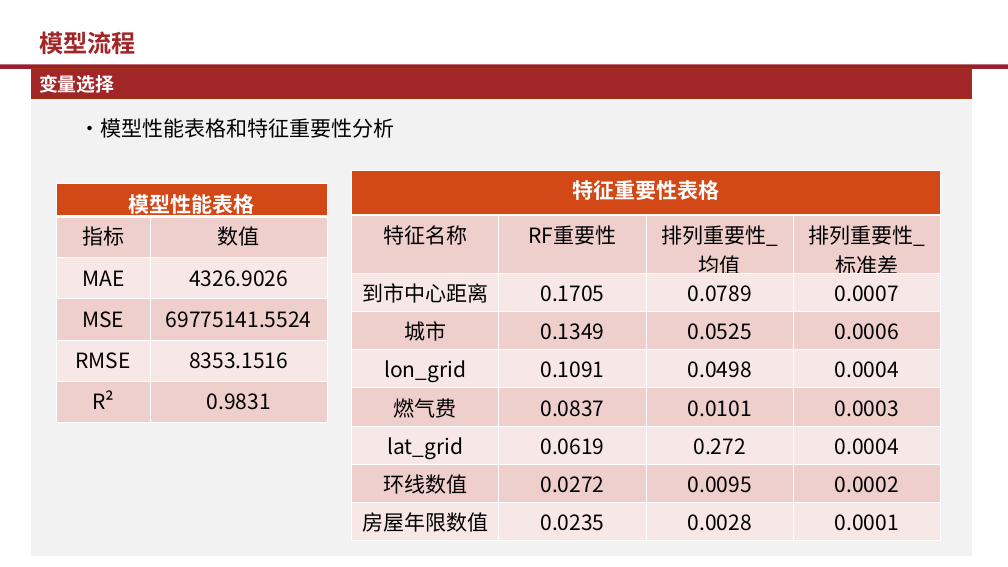
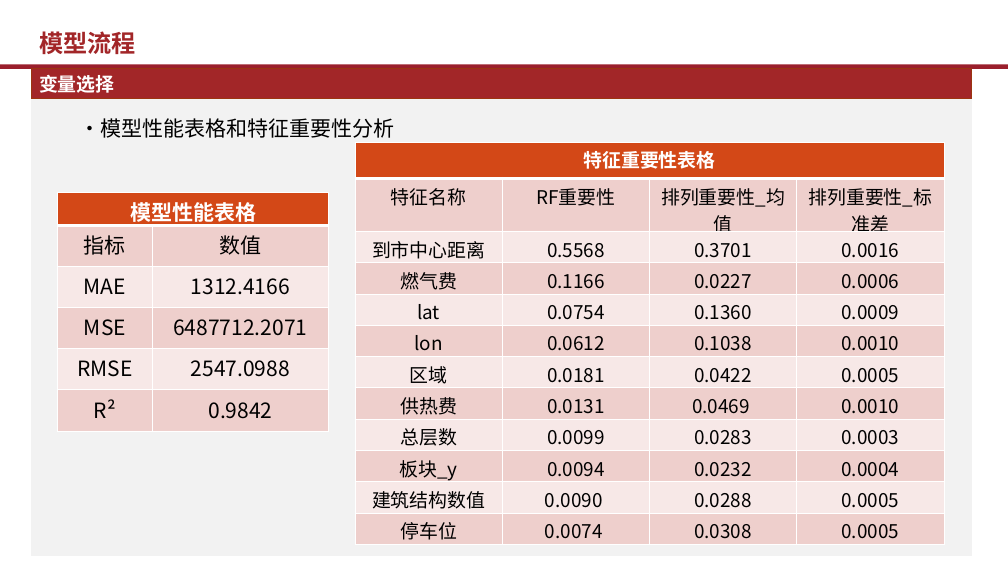
Before and after one commit to Quant-of-Renmin-University/QuantEcon2025_RUC, a slide deck: slide 4 of Homework/math/2022202654/presentation_2022202654.pptx. Drawn at 1008x567 pixels with LibreOffice and Linux fonts; fonts in the diff are those of the drawing; background and template pictures are left out. Boxes give left, top, right and bottom in pixels: in the first picture for what was removed or moved away, otherwise in the second. Text is boxed around its words. In the diff, an @@ line names an element or a change of style, - is before the commit and + after.

```diff
--- a/Homework/math/2022202654/presentation_2022202654.pptx
+++ b/Homework/math/2022202654/presentation_2022202654.pptx
@@ table at bbox=[355, 142, 945, 544] @@
-row 3: 到市中心距离 | 0.1705 | 0.0789 | 0.0007
-row 4: 城市 | 0.1349 | 0.0525 | 0.0006
-row 5: lon_grid | 0.1091 | 0.0498 | 0.0004
-row 6: 燃气费 | 0.0837 | 0.0101 | 0.0003
-row 7: lat_grid | 0.0619 | 0.272 | 0.0004
-row 8: 环线数值 | 0.0272 | 0.0095 | 0.0002
-row 9: 房屋年限数值 | 0.0235 | 0.0028 | 0.0001
+row 3: 到市中心距离 | 0.5568 | 0.3701 | 0.0016
+row 4: 燃气费 | 0.1166 | 0.0227 | 0.0006
+row 5: lat | 0.0754 | 0.1360 | 0.0009
+row 6: lon | 0.0612 | 0.1038 | 0.0010
+row 7: 区域 | 0.0181 | 0.0422 | 0.0005
+row 8: 供热费 | 0.0131 | 0.0469 | 0.0010
+row 9: 总层数 | 0.0099 | 0.0283 | 0.0003
+row 10: 板块_y | 0.0094 | 0.0232 | 0.0004
+row 11: 建筑结构数值 | 0.0090 | 0.0288 | 0.0005
+row 12: 停车位 | 0.0074 | 0.0308 | 0.0005
@@ table: place and size @@
-table at bbox=[352, 171, 941, 541]
+table at bbox=[355, 142, 945, 544]
@@ table at bbox=[58, 193, 330, 431] @@
-row 3, column 2: 4326.9026
+row 3, column 2: 1312.4166
-row 4, column 2: 69775141.5524
+row 4, column 2: 6487712.2071
-row 5, column 2: 8353.1516
+row 5, column 2: 2547.0988
-row 6, column 2: 0.9831
+row 6, column 2: 0.9842
@@ table: place and size @@
-table at bbox=[56, 184, 327, 422]
+table at bbox=[58, 193, 330, 431]
```
Also in this commit, not shown: 1 other slide changed.
